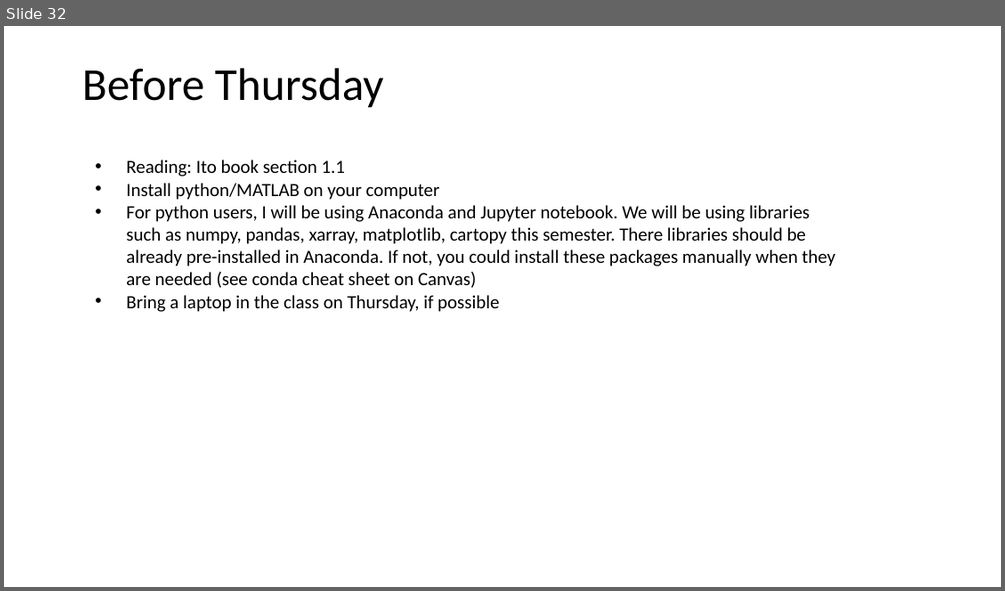
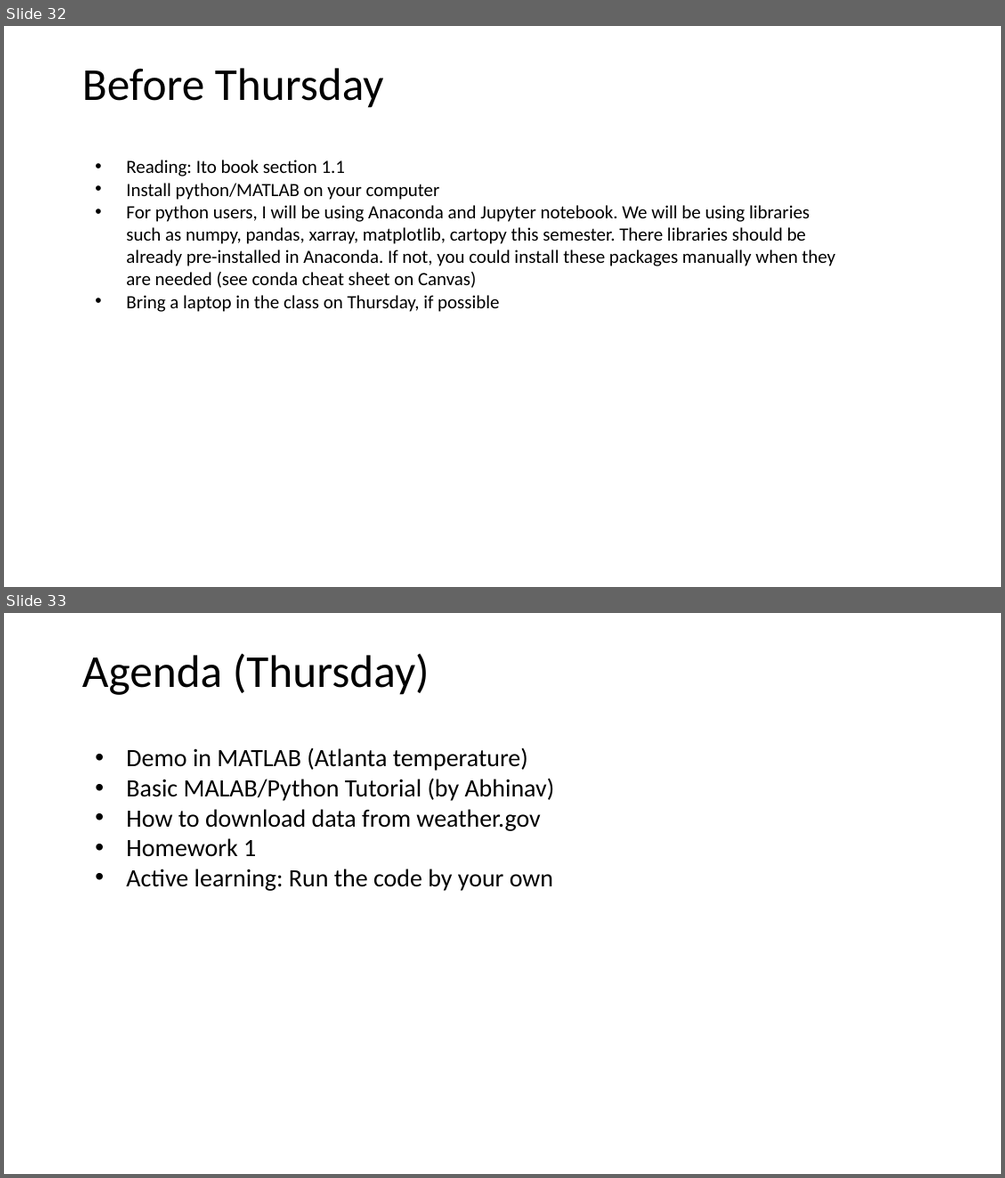
Before and after one commit to pengfeiliu371/EAS2655_S2023, a slide deck: slides/Week1.pptx. Shown one above the other, each under a label of ours: slide 32 before the commit, slides 32 and 33 after it. The pictures are 1005x591 and 1005x1178 pixels, drawn with LibreOffice and Linux fonts; fonts in the diff are those of the drawing. Boxes give left, top, right and bottom in pixels: in the first picture for what was removed or moved away, otherwise in the second. Text is boxed around its words. In the diff, an @@ line names an element or a change of style, - is before the commit and + after.

Commit message:
update slides

```diff
--- a/slides/Week1.pptx
+++ b/slides/Week1.pptx
@@ slide 33 added at <box>4,613,1001,1174</box>, background #FFFFFF @@
@@ text added at <box>82,653,429,695</box>, 33 pt, text #000000 @@
+Agenda (Thursday)
@@ text added at <box>126,747,555,891</box>, 18 pt, text #000000 @@
+• Demo in MATLAB (Atlanta temperature)
+• Basic MALAB/Python Tutorial (by Abhinav)
+• How to download data from weather.gov
+• Homework 1
+• Active learning: Run the code by your own
```
Also in this commit, not shown: 1 other file.
